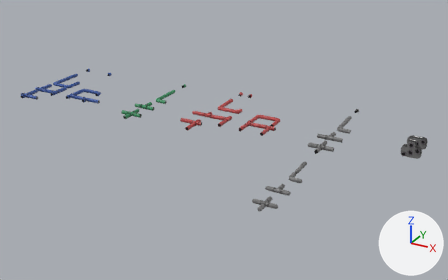
The FBX model Assets/Art/Models/Structures/Pipes/AtmosphericPipes.fbx as it was, and as the next commit left it.
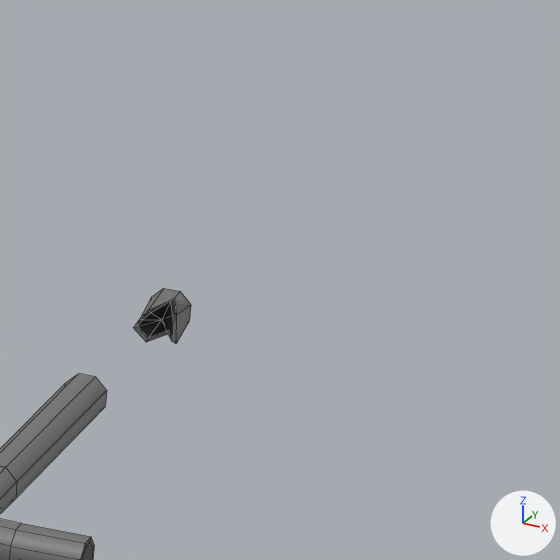
The first picture shows the older version from a 50 mm lens placed at (18.24, -22.88, 9.92), pointed at (6.64, -1.79, -0.63). The close-ups show both versions on the part from 77% to 87% of the width and 30% to 47% of the height of that picture; other places that the commit changed are outside them. Every picture has the same lights, and +X, +Y and +Z are marked at lower right. The close-ups show mesh edges as thin lines. Where no turn or scale is listed for an object, it has been applied to the vertices.

Before the edit, the objects in view are built like this:
```python
me_pipecyan_013 = bpy.data.meshes.new('PipeCyan.013')
me_pipecyan_013.from_pydata(...)  # 32 vertices, 26 faces; spans x -0.078..0.078, y -0.5..0.5, z 0.0..0.155
me_pipecyan_013.materials.append(mat_palette05)  # picture img_palette05_png
me_pipecyanbent_006 = bpy.data.meshes.new('PipeCyanBent.006')
me_pipecyanbent_006.from_pydata(...)  # 72 vertices, 66 faces; spans x -0.078..0.5, y -0.078..0.5, z 0.0..0.155
me_pipecyanbent_006.materials.append(mat_palette05)  # picture img_palette05_png
me_piperedunderbroken_000 = bpy.data.meshes.new('PipeRedUnderBroken.000')
me_piperedunderbroken_000.from_pydata(...)  # 33 vertices, 33 faces; spans x -0.083..0.098, y 0.256..0.5, z 0.0..0.177
me_piperedunderbroken_000.materials.append(mat_palette05)  # picture img_palette05_png
ob_pipeslayer4broken = bpy.data.objects.new('PipesLayer4Broken', me_piperedunderbroken_000)
ob_pipeslayer4broken.location = (11.0, 2.0, 0.0)
ob_pipeslayer4i = bpy.data.objects.new('PipesLayer4I', me_pipecyan_013)
ob_pipeslayer4i.location = (11.0, 1.0, 0.0)
ob_pipeslayer4l = bpy.data.objects.new('PipesLayer4L', me_pipecyanbent_006)
ob_pipeslayer4l.location = (11.0, 0.0, 0.0)
```
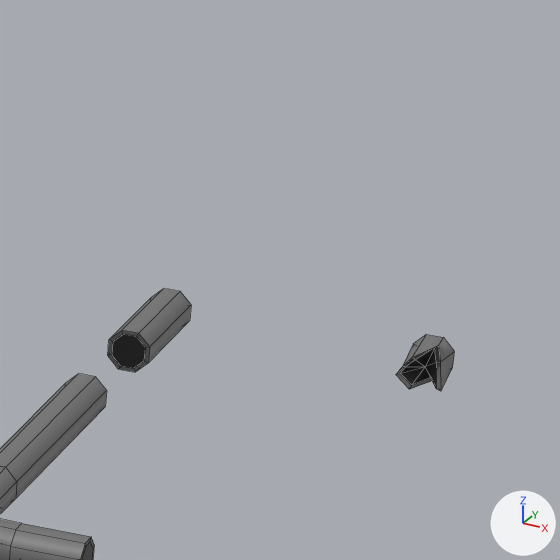
The change in detail:
Mesh me_pipecyan_001 is new.
It has 32 vertices, 26 faces and spans x -0.078..0.078, y 0.0..0.5, z 0.0..0.155.
It uses material mat_palette05 (picture img_palette05_png).
Object 'PipesLayer4Broken' (ob_pipeslayer4broken) moves from (11.0, 2.0, 0.0) to (12.0, 2.0, 0.0).
Object 'PipesLayer4U' (ob_pipeslayer4u) is new; it shows me_pipecyan_001.
Its location is (11.0, 2.0, 0.0).

Changed parts and their boxes [x1, y1, x2, y2] in the close-ups (560 x 560 px):
'PipesLayer4Broken', moved
    before: [133, 288, 191, 344]
    after: [396, 334, 454, 391]
'PipesLayer4U', added
    after: [108, 288, 191, 372]
